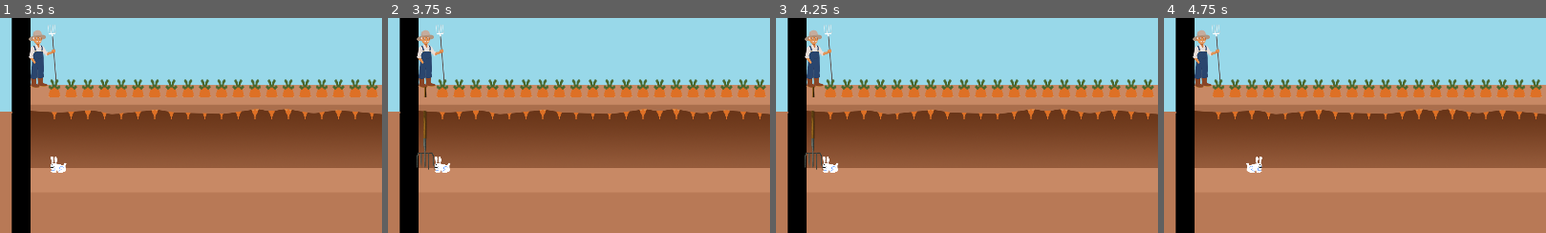
Above: before the commit, frames 1-4 (left to right).
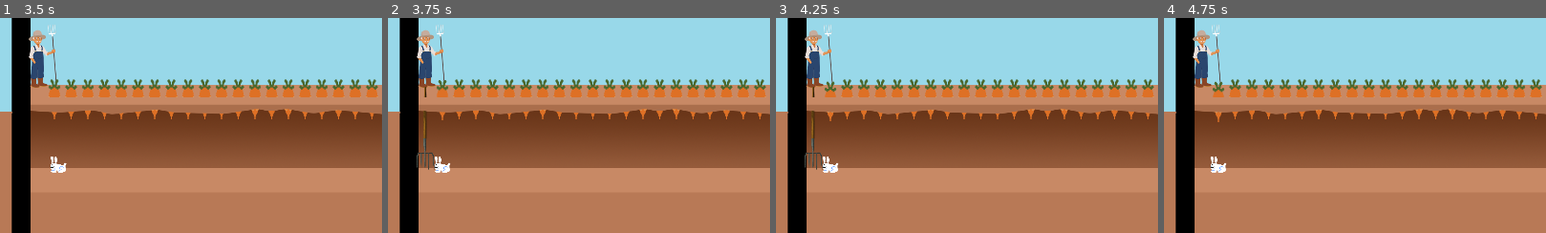
Above: after the commit, the same moments.

Repository: Brusi/ggj23
Game: Godot game, scene res://Game.tscn
Same seed, same stepped clock (60 frames per second), same inputs: the game is played once before the commit and once after it.
Inputs:
- Up to frame 1 (3.5 s): tap Enter at 0.5 s; hold S (farmer_pitchfork) 0.53-1.28 s; hold Right (rabbit_right) 0.53-2.03 s; tap S (farmer_pitchfork) at 1.35, 2.85 s; hold S (farmer_pitchfork) 2.03-2.78 s; hold Left (rabbit_left) from 2.03 s (still down); tap Space at 2.75 s
- Up to frame 2 (3.75 s): release Left (rabbit_left) at 3.53 s; hold Down (rabbit_down) from 3.53 s (still down); hold S (farmer_pitchfork) from 3.53 s (still down)
- Up to frame 3 (4.25 s): keep holding Down (rabbit_down); keep holding S (farmer_pitchfork)
- Up to frame 4 (4.75 s): tap Enter at 4.25 s; release Down (rabbit_down) at 4.28 s; release S (farmer_pitchfork) at 4.28 s; hold Right (rabbit_right) from 4.28 s (still down); tap S (farmer_pitchfork) at 4.35 s
The pictures show only the part of the screen within x 47-97%, y 32-82%; the shares and areas given below are measured in that part.

Frame 1 is identical in both runs. In frame 2, less than 0.1% of the frame differs, in the area x 12-16%, y 28-48%; in frame 3, 0.2%; in frame 4, 0.6%, in the area x 12-26%, y 28-72%.

Commit message:
Initial carrot action

Diff:
--- a/project/Carrot.gd
+++ b/project/Carrot.gd
@@ -1,14 +1,19 @@
 extends Node2D
+
+class_name Carrot
 
 var attached := true
 var being_pulled_for = 0.0
 onready var shape: RectangleShape2D = get_node("Area2D/CollisionShape2D").shape
-onready var rabbit = get_parent().get_parent().get_node("Rabbit")
+onready var rabbit: Rabbit = get_parent().get_parent().get_node("Rabbit")
+onready var game: Game = get_parent().get_parent()
+var out := 0.0
 var speed := 0.0
+var fade_out_delay := 0.0
 
 # Called when the node enters the scene tree for the first time.
 func _ready():
-	pass
+	game.carrots.append(self)
 
 
 # Called every frame. 'delta' is the elapsed time since the previous frame.
--- a/project/Game.gd
+++ b/project/Game.gd
@@ -1,9 +1,11 @@
 extends Node2D
 
+class_name Game
 
 # Declare member variables here. Examples:
 # var a = 2
 # var b = "text"
+var carrots := []
 
 
 # Called when the node enters the scene tree for the first time.
--- a/project/Rabbit.gd
+++ b/project/Rabbit.gd
@@ -5,27 +5,96 @@
 export var min_x: = 980
 export var max_x: = 1920
 export var speed: = 200.0
+export var after_pull_delay: = 1.0
+export var pulling_time: = 2.5
+export var carrot_margin := 10
 var is_dead: bool = false
 
+var current_action = ""
+var pulling_delay = 0.0
+var pulling := false
+
+const ACTIONS = ["rabbit_right", "rabbit_left", "rabbit_down"]
+
 onready var shape: RectangleShape2D = get_node("Area2D/CollisionShape2D").shape
+onready var game: Game = get_parent()
 
 func _ready():
 	pass
 
+func _pull_carrot(delta) -> bool:
+	var carrot = null
+	for possible_carrot in game.carrots:
+		if possible_carrot.global_position.x - carrot_margin <= global_position.x and possible_carrot.global_position.x + carrot_margin >= global_position.x and possible_carrot.attached:
+			carrot = possible_carrot
+			break
+
+	if not carrot:
+		return false
+
+	carrot.being_pulled_for += delta
+	carrot.out += delta / pulling_time
+
+	carrot.position.y += 20 * (delta / pulling_time)
+
+	if carrot.out >= 1:
+		carrot.attached = false
+
+	return true
+
+
 func _physics_process(delta):
-	var dir: = 0
-	if Input.is_action_pressed("rabbit_right"):
-		dir += 1
-	if Input.is_action_pressed("rabbit_left"):
-		dir -= 1
 	if not self.is_dead:
-		position.x += speed * delta * dir
-		if dir > 0:
-			$Sprite.flip_h = false
-			$Sprite/Clone.flip_h = false
-		elif dir < 0:
-			$Sprite.flip_h = true
-			$Sprite/Clone.flip_h = true
+		if pulling_delay >= delta:
+			pulling_delay -= delta
+		else:
+			delta -= pulling_delay
+			pulling_delay = 0.0
+
+			var next_action = ""
+
+			if current_action != "" and Input.is_action_pressed(current_action):
+				next_action = current_action
+			else:
+				for possible_action in ACTIONS:
+					if Input.is_action_pressed(possible_action):
+						if next_action == "":
+							next_action = possible_action
+						else:
+							# Two keys are pressed, do nothing
+							next_action = ""
+							break
+
+			current_action = next_action
+
+			if pulling and current_action != "rabbit_down":
+				pulling_delay = after_pull_delay
+				pulling = false
+			else:
+				var dir: = 0
+				if current_action == "rabbit_right":
+					dir += 1
+				if current_action == "rabbit_left":
+					dir -= 1
+
+				position.x += speed * delta * dir
+
+				if dir > 0:
+					$Sprite.flip_h = false
+					$Sprite/Clone.flip_h = false
+				elif dir < 0:
+					$Sprite.flip_h = true
+					$Sprite/Clone.flip_h = true
+
+				if current_action == "rabbit_down":
+					var pulled_before = pulling
+					pulling = _pull_carrot(delta)
+
+					if pulled_before and not pulling:
+						current_action = ""
+						pulling_delay = after_pull_delay
+				else:
+					pulling = false
 
 	if position.x < min_x - 21:
 		position.x += (max_x - min_x)
--- a/project/project.godot
+++ b/project/project.godot
@@ -10,11 +10,23 @@
 
 _global_script_classes=[ {
 "base": "Node2D",
+"class": "Carrot",
+"language": "GDScript",
+"path": "res://Carrot.gd"
+}, {
+"base": "Node2D",
+"class": "Game",
+"language": "GDScript",
+"path": "res://Game.gd"
+}, {
+"base": "Node2D",
 "class": "Rabbit",
 "language": "GDScript",
 "path": "res://Rabbit.gd"
 } ]
 _global_script_class_icons={
+"Carrot": "",
+"Game": "",
 "Rabbit": ""
 }
 
